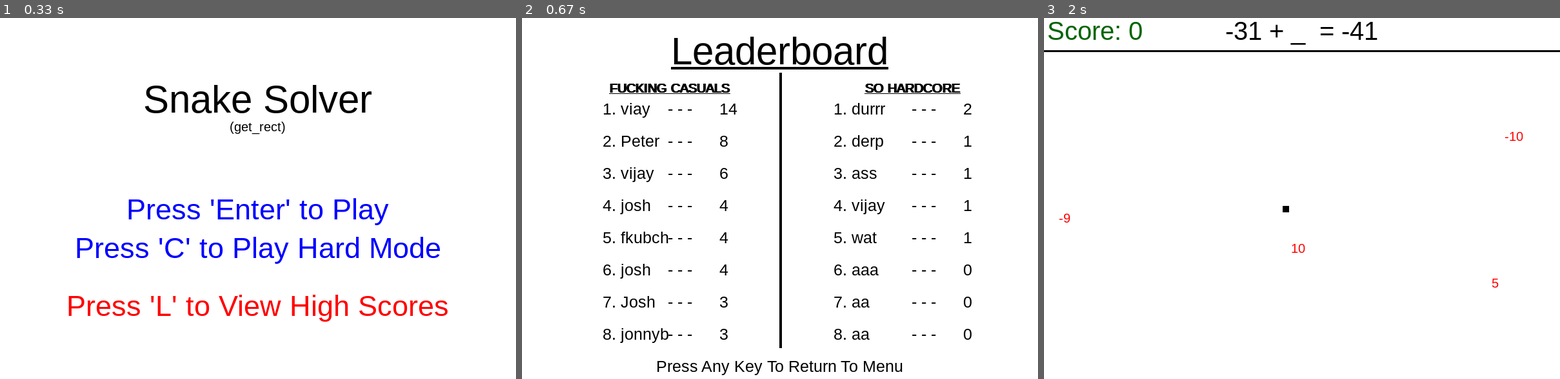
Above: before the commit, frames 1-3 (left to right).
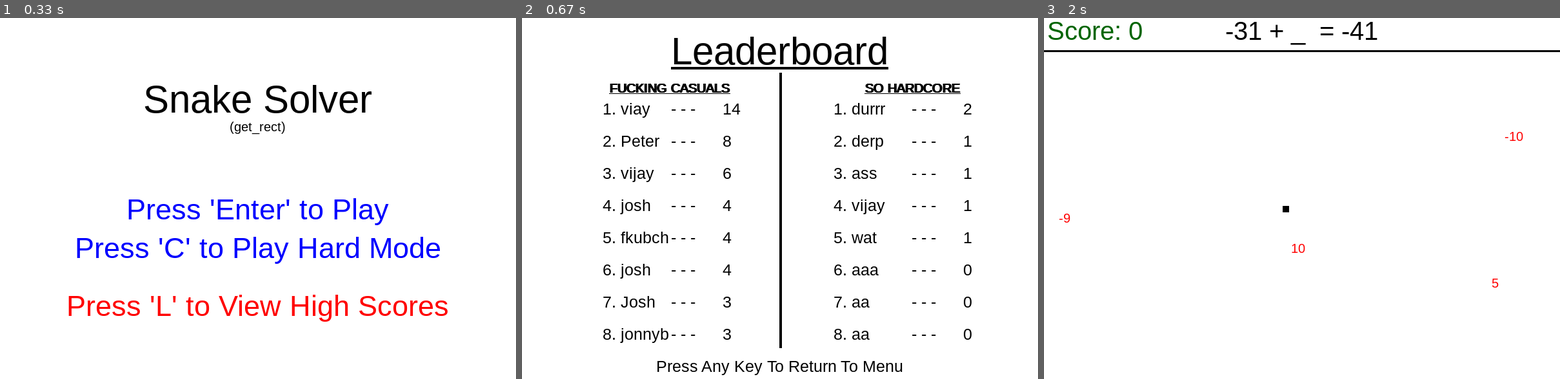
Above: after the commit, the same moments.

Repository: texascloud/gamejam
Game: pygame game, started from menu.py
Two runs of this game, one before a commit and one after it. Both use one fixed random seed, a clock stepped at 60 frames per second and the inputs below.
Inputs:
- Up to frame 1 (0.33 s): no input
- Up to frame 2 (0.67 s): tap L at 0.33 s
- Up to frame 3 (2 s): hold D 0.67-1.13 s; tap Enter at 1.67 s

Frame 1 is identical in both runs. In frame 2, 0.5% of the frame differs, in the area x 28-43%, y 23-90%; in frame 3, nothing differs.

Commit message:
Changed some formatting

Diff:
--- a/leaderboard.py
+++ b/leaderboard.py
@@ -84,19 +84,21 @@
 		pygame.draw.line(screen, black, (width/2, 93), (width/2, height-80), 4)
 		scoreFont = pygame.font.SysFont('Arial', 25)
 		for i in range(len(casualScoreList)):
+			###NAMES###
 			nameText = scoreFont.render(str(i+1) + ". " + casualScoreList[i][0], True, black)
 			nameText_rect = nameText.get_rect()
 			screen.blit(nameText, [width/4-75,(height/8-40)+(50*(i+2))])
-
+			###SCORES###
 			scoreText = scoreFont.render("   - - -      " + str(casualScoreList[i][1]), True, black)
 			scoreText_rect = scoreText.get_rect()
-			screen.blit(scoreText, [width/4+5,(height/8-40)+(50*(i+2))])
+			screen.blit(scoreText, [width/4+10,(height/8-40)+(50*(i+2))])
 
 		for i in range(len(hardScoreList)):
+			###NAMES###
 			nameText = scoreFont.render(str(i+1) + ". " + hardScoreList[i][0], True, black)
 			nameText_rect = nameText.get_rect()
 			screen.blit(nameText, [((width*2)/3)-50,(height/8-40)+(50*(i+2))])
-
+			###SCORES###
 			scoreText = scoreFont.render("   - - -      " + str(hardScoreList[i][1]), True, black)
 			scoreText_rect = scoreText.get_rect()
 			screen.blit(scoreText, [((width*2)/3)+50,(height/8-40)+(50*(i+2))])
